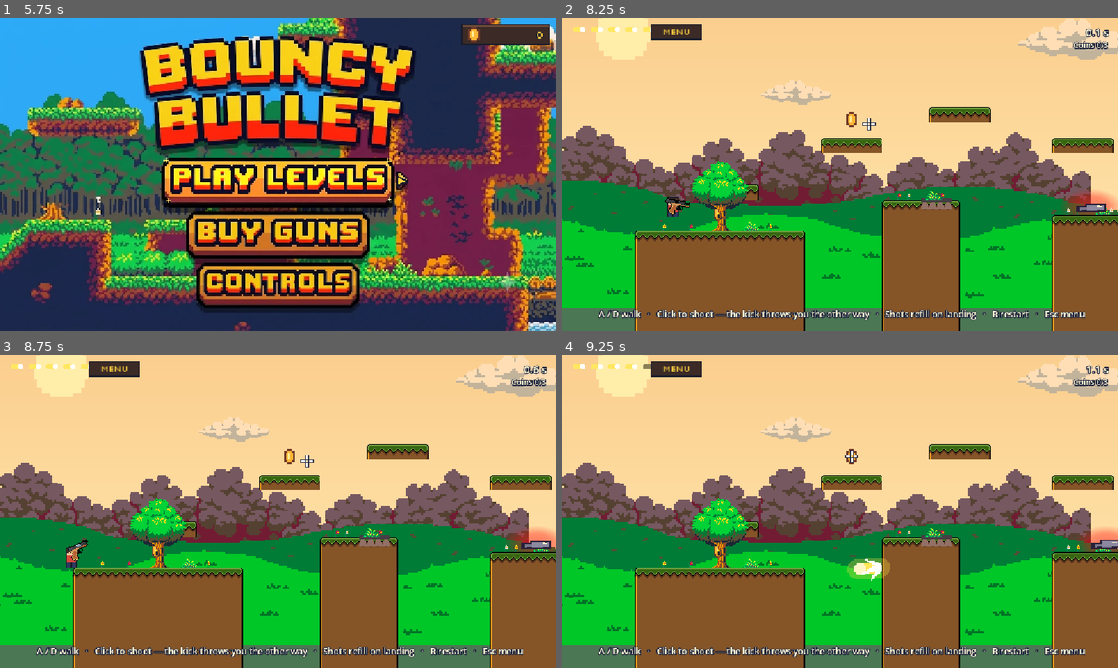
Above: before the commit, frames 1-4 (two rows, left to right).
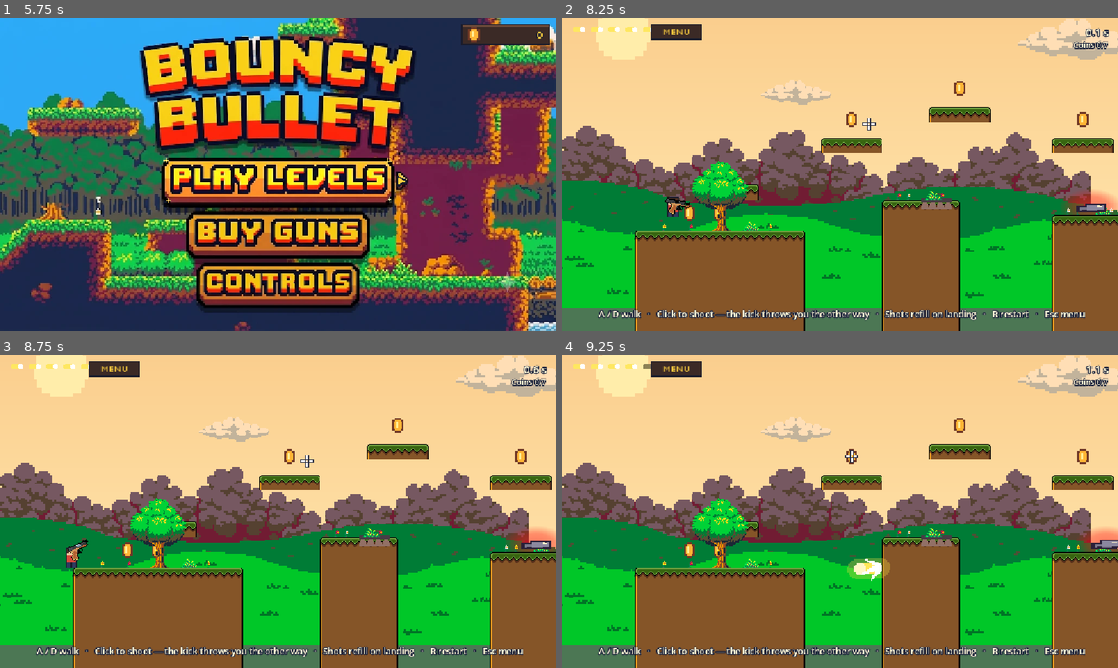
Above: after the commit, the same moments.

Repository: yuvraj-taparia/Bouncy-Bullet
Game: Godot game, scene res://main.tscn
Same seed, same stepped clock (60 frames per second), same inputs: the game is played once before the commit and once after it.
Inputs (mouse positions are in pixels of both pictures, inside the frame that each line leads up to):
- Up to frame 1 (5.75 s): tap Enter (ui_accept) at 0.5, 0.77 s; move the mouse to (400, 158) at 0.52 s; hold D (move_right) 0.53-1.25 s; click (400, 158) at 0.6 s; drag from (278, 183) to (250, 237) at 1.27 s; move the mouse to (278, 233) at 2.02 s; hold D (move_right) 2.03-2.75 s; click (278, 233) at 2.1 s; drag from (183, 240) to (111, 127) at 2.77 s; drag from (278, 240) to (305, 174) at 3.52 s; drag from (372, 240) to (194, 96) at 4.27 s; move the mouse to (278, 290) at 5.02 s; hold A (move_left) from 5.03 s (still down); click (278, 290) at 5.1 s
- Up to frame 2 (8.25 s): release A (move_left) at 5.75 s; tap Enter (ui_accept) at 5.75 s; drag from (840, 284) to (728, 190) at 5.77 s; drag from (751, 124) to (995, 168) at 6.52 s; drag from (812, 124) to (1012, 143) at 7.27 s; move the mouse to (867, 124) at 8.02 s; hold A (move_left) from 8.03 s (still down); click (867, 124) at 8.1 s
- Up to frame 3 (8.75 s): keep holding A (move_left)
- Up to frame 4 (9.25 s): release A (move_left) at 8.75 s; tap Enter (ui_accept) at 8.75 s; drag from (812, 574) to (851, 455) at 8.77 s

Frame 1 is identical in both runs. In frame 2, 0.3% of the frame differs, in the area x 22-99%, y 7-65%; in frame 3, 0.3%; in frame 4, 0.3%.

Commit message:
Add four coin pickups to each playable map

Diff:
--- a/maps/campaign/beaver_dam.tscn
+++ b/maps/campaign/beaver_dam.tscn
@@ -127,6 +127,18 @@
 [node name="Coin3" parent="Coins" instance=ExtResource("3_coin")]
 position = Vector2(744, 238)
 
+[node name="Coin4" parent="Coins" instance=ExtResource("3_coin")]
+position = Vector2(88, 238)
+
+[node name="Coin5" parent="Coins" instance=ExtResource("3_coin")]
+position = Vector2(291, 222)
+
+[node name="Coin6" parent="Coins" instance=ExtResource("3_coin")]
+position = Vector2(477, 206)
+
+[node name="Coin7" parent="Coins" instance=ExtResource("3_coin")]
+position = Vector2(683, 238)
+
 [node name="Mobs" type="Node2D" parent="."]
 
 [node name="Beaver1" parent="Mobs" instance=ExtResource("5_mob")]
--- a/maps/campaign/canopy.tscn
+++ b/maps/campaign/canopy.tscn
@@ -134,6 +134,18 @@
 [node name="Coin3" parent="Coins" instance=ExtResource("3_coin")]
 position = Vector2(1080, 190)
 
+[node name="Coin4" parent="Coins" instance=ExtResource("3_coin")]
+position = Vector2(88, 254)
+
+[node name="Coin5" parent="Coins" instance=ExtResource("3_coin")]
+position = Vector2(384, 109)
+
+[node name="Coin6" parent="Coins" instance=ExtResource("3_coin")]
+position = Vector2(682, 206)
+
+[node name="Coin7" parent="Coins" instance=ExtResource("3_coin")]
+position = Vector2(1028, 190)
+
 [node name="Mobs" type="Node2D" parent="."]
 
 [node name="Bat1" parent="Mobs" instance=ExtResource("5_mob")]
--- a/maps/campaign/deep_shaft.tscn
+++ b/maps/campaign/deep_shaft.tscn
@@ -131,6 +131,18 @@
 [node name="Coin3" parent="Coins" instance=ExtResource("3_coin")]
 position = Vector2(872, 174)
 
+[node name="Coin4" parent="Coins" instance=ExtResource("3_coin")]
+position = Vector2(88, 286)
+
+[node name="Coin5" parent="Coins" instance=ExtResource("3_coin")]
+position = Vector2(272, 121)
+
+[node name="Coin6" parent="Coins" instance=ExtResource("3_coin")]
+position = Vector2(467, 222)
+
+[node name="Coin7" parent="Coins" instance=ExtResource("3_coin")]
+position = Vector2(816, 174)
+
 [node name="Mobs" type="Node2D" parent="."]
 
 [node name="Worm1" parent="Mobs" instance=ExtResource("5_mob")]
--- a/maps/campaign/grotto.tscn
+++ b/maps/campaign/grotto.tscn
@@ -95,6 +95,18 @@
 [node name="Coin3" parent="Coins" instance=ExtResource("3_coin")]
 position = Vector2(616, 206)
 
+[node name="Coin4" parent="Coins" instance=ExtResource("3_coin")]
+position = Vector2(88, 238)
+
+[node name="Coin5" parent="Coins" instance=ExtResource("3_coin")]
+position = Vector2(187, 238)
+
+[node name="Coin6" parent="Coins" instance=ExtResource("3_coin")]
+position = Vector2(320, 222)
+
+[node name="Coin7" parent="Coins" instance=ExtResource("3_coin")]
+position = Vector2(525, 206)
+
 [node name="Mobs" type="Node2D" parent="."]
 
 [node name="Molerat1" parent="Mobs" instance=ExtResource("5_mob")]
--- a/maps/campaign/hillside.tscn
+++ b/maps/campaign/hillside.tscn
@@ -128,6 +128,18 @@
 [node name="Coin3" parent="Coins" instance=ExtResource("3_coin")]
 position = Vector2(728, 190)
 
+[node name="Coin4" parent="Coins" instance=ExtResource("3_coin")]
+position = Vector2(88, 238)
+
+[node name="Coin5" parent="Coins" instance=ExtResource("3_coin")]
+position = Vector2(320, 93)
+
+[node name="Coin6" parent="Coins" instance=ExtResource("3_coin")]
+position = Vector2(474, 158)
+
+[node name="Coin7" parent="Coins" instance=ExtResource("3_coin")]
+position = Vector2(674, 190)
+
 [node name="Mobs" type="Node2D" parent="."]
 
 [node name="ShoebillChick1" parent="Mobs" instance=ExtResource("5_mob")]
--- a/maps/campaign/meadow_path.tscn
+++ b/maps/campaign/meadow_path.tscn
@@ -103,6 +103,18 @@
 [node name="Coin3" parent="Coins" instance=ExtResource("3_coin")]
 position = Vector2(648, 206)
 
+[node name="Coin4" parent="Coins" instance=ExtResource("3_coin")]
+position = Vector2(88, 222)
+
+[node name="Coin5" parent="Coins" instance=ExtResource("3_coin")]
+position = Vector2(256, 206)
+
+[node name="Coin6" parent="Coins" instance=ExtResource("3_coin")]
+position = Vector2(390, 222)
+
+[node name="Coin7" parent="Coins" instance=ExtResource("3_coin")]
+position = Vector2(592, 206)
+
 [node name="Mobs" type="Node2D" parent="."]
 
 [node name="Shoebill1" parent="Mobs" instance=ExtResource("5_mob")]
--- a/maps/campaign/rapids.tscn
+++ b/maps/campaign/rapids.tscn
@@ -138,6 +138,18 @@
 [node name="Coin3" parent="Coins" instance=ExtResource("3_coin")]
 position = Vector2(936, 222)
 
+[node name="Coin4" parent="Coins" instance=ExtResource("3_coin")]
+position = Vector2(88, 254)
+
+[node name="Coin5" parent="Coins" instance=ExtResource("3_coin")]
+position = Vector2(368, 125)
+
+[node name="Coin6" parent="Coins" instance=ExtResource("3_coin")]
+position = Vector2(682, 238)
+
+[node name="Coin7" parent="Coins" instance=ExtResource("3_coin")]
+position = Vector2(884, 222)
+
 [node name="Mobs" type="Node2D" parent="."]
 
 [node name="Beaver1" parent="Mobs" instance=ExtResource("5_mob")]
--- a/maps/campaign/rhino_pass.tscn
+++ b/maps/campaign/rhino_pass.tscn
@@ -139,6 +139,18 @@
 [node name="Coin3" parent="Coins" instance=ExtResource("3_coin")]
 position = Vector2(888, 206)
 
+[node name="Coin4" parent="Coins" instance=ExtResource("3_coin")]
+position = Vector2(88, 238)
+
+[node name="Coin5" parent="Coins" instance=ExtResource("3_coin")]
+position = Vector2(368, 109)
+
+[node name="Coin6" parent="Coins" instance=ExtResource("3_coin")]
+position = Vector2(496, 141)
+
+[node name="Coin7" parent="Coins" instance=ExtResource("3_coin")]
+position = Vector2(844, 206)
+
 [node name="Mobs" type="Node2D" parent="."]
 
 [node name="Rhino1" parent="Mobs" instance=ExtResource("5_mob")]
--- a/maps/campaign/sandbank.tscn
+++ b/maps/campaign/sandbank.tscn
@@ -102,6 +102,18 @@
 [node name="Coin3" parent="Coins" instance=ExtResource("3_coin")]
 position = Vector2(632, 222)
 
+[node name="Coin4" parent="Coins" instance=ExtResource("3_coin")]
+position = Vector2(88, 238)
+
+[node name="Coin5" parent="Coins" instance=ExtResource("3_coin")]
+position = Vector2(193, 238)
+
+[node name="Coin6" parent="Coins" instance=ExtResource("3_coin")]
+position = Vector2(320, 238)
+
+[node name="Coin7" parent="Coins" instance=ExtResource("3_coin")]
+position = Vector2(556, 222)
+
 [node name="Mobs" type="Node2D" parent="."]
 
 [node name="Frog1" parent="Mobs" instance=ExtResource("5_mob")]
--- a/maps/campaign/temple_garden.tscn
+++ b/maps/campaign/temple_garden.tscn
@@ -95,6 +95,18 @@
 [node name="Coin3" parent="Coins" instance=ExtResource("3_coin")]
 position = Vector2(728, 238)
 
+[node name="Coin4" parent="Coins" instance=ExtResource("3_coin")]
+position = Vector2(88, 238)
+
+[node name="Coin5" parent="Coins" instance=ExtResource("3_coin")]
+position = Vector2(308, 222)
+
+[node name="Coin6" parent="Coins" instance=ExtResource("3_coin")]
+position = Vector2(510, 206)
+
+[node name="Coin7" parent="Coins" instance=ExtResource("3_coin")]
+position = Vector2(680, 238)
+
 [node name="Mobs" type="Node2D" parent="."]
 
 [node name="Dragonfly1" parent="Mobs" instance=ExtResource("5_mob")]
--- a/maps/campaign/vine_halls.tscn
+++ b/maps/campaign/vine_halls.tscn
@@ -120,6 +120,18 @@
 [node name="Coin3" parent="Coins" instance=ExtResource("3_coin")]
 position = Vector2(872, 222)
 
+[node name="Coin4" parent="Coins" instance=ExtResource("3_coin")]
+position = Vector2(88, 254)
+
+[node name="Coin5" parent="Coins" instance=ExtResource("3_coin")]
+position = Vector2(336, 109)
+
+[node name="Coin6" parent="Coins" instance=ExtResource("3_coin")]
+position = Vector2(483, 238)
+
+[node name="Coin7" parent="Coins" instance=ExtResource("3_coin")]
+position = Vector2(822, 222)
+
 [node name="Mobs" type="Node2D" parent="."]
 
 [node name="Bat1" parent="Mobs" instance=ExtResource("5_mob")]
--- a/maps/campaign/worm_tunnel.tscn
+++ b/maps/campaign/worm_tunnel.tscn
@@ -123,6 +123,18 @@
 [node name="Coin3" parent="Coins" instance=ExtResource("3_coin")]
 position = Vector2(728, 190)
 
+[node name="Coin4" parent="Coins" instance=ExtResource("3_coin")]
+position = Vector2(88, 254)
+
+[node name="Coin5" parent="Coins" instance=ExtResource("3_coin")]
+position = Vector2(368, 125)
+
+[node name="Coin6" parent="Coins" instance=ExtResource("3_coin")]
+position = Vector2(502, 222)
+
+[node name="Coin7" parent="Coins" instance=ExtResource("3_coin")]
+position = Vector2(675, 190)
+
 [node name="Mobs" type="Node2D" parent="."]
 
 [node name="Worm1" parent="Mobs" instance=ExtResource("5_mob")]
--- a/maps/grassland/grassland.tscn
+++ b/maps/grassland/grassland.tscn
@@ -54,6 +54,18 @@
 [node name="Coin6" parent="Coins" index="5" instance=ExtResource("2_coin")]
 position = Vector2(1132, 215)
 
+[node name="Coin7" parent="Coins" index="6" instance=ExtResource("2_coin")]
+position = Vector2(83, 220)
+
+[node name="Coin8" parent="Coins" index="7" instance=ExtResource("2_coin")]
+position = Vector2(475, 220)
+
+[node name="Coin9" parent="Coins" index="8" instance=ExtResource("2_coin")]
+position = Vector2(790, 188)
+
+[node name="Coin10" parent="Coins" index="9" instance=ExtResource("2_coin")]
+position = Vector2(1009, 220)
+
 [node name="WaterSurface2" type="Sprite2D" parent="." index="9"]
 z_index = -1
 position = Vector2(608, 303)
--- a/maps/highlands/highlands.tscn
+++ b/maps/highlands/highlands.tscn
@@ -1,6 +1,7 @@
 [gd_scene format=3]
 
 [ext_resource type="PackedScene" path="res://maps/grassland/grassland_base.tscn" id="1_grassland"]
+[ext_resource type="PackedScene" path="res://maps/coin.tscn" id="2_coin"]
 
 [node name="Highlands" instance=ExtResource("1_grassland")]
 
@@ -52,3 +53,15 @@
 
 [node name="Coin3" parent="Coins" index="2"]
 position = Vector2(488, 88)
+
+[node name="Coin4" parent="Coins" index="3" instance=ExtResource("2_coin")]
+position = Vector2(82, 220)
+
+[node name="Coin5" parent="Coins" index="4" instance=ExtResource("2_coin")]
+position = Vector2(132, 220)
+
+[node name="Coin6" parent="Coins" index="5" instance=ExtResource("2_coin")]
+position = Vector2(327, 124)
+
+[node name="Coin7" parent="Coins" index="6" instance=ExtResource("2_coin")]
+position = Vector2(548, 140)
--- a/maps/river_crossing/river_crossing.tscn
+++ b/maps/river_crossing/river_crossing.tscn
@@ -1,6 +1,7 @@
 [gd_scene format=3]
 
 [ext_resource type="PackedScene" path="res://maps/grassland/grassland_base.tscn" id="1_grassland"]
+[ext_resource type="PackedScene" path="res://maps/coin.tscn" id="2_coin"]
 
 [node name="RiverCrossing" instance=ExtResource("1_grassland")]
 
@@ -52,3 +53,15 @@
 
 [node name="Coin3" parent="Coins" index="2"]
 position = Vector2(522, 199)
+
+[node name="Coin4" parent="Coins" index="3" instance=ExtResource("2_coin")]
+position = Vector2(84, 220)
+
+[node name="Coin5" parent="Coins" index="4" instance=ExtResource("2_coin")]
+position = Vector2(154, 220)
+
+[node name="Coin6" parent="Coins" index="5" instance=ExtResource("2_coin")]
+position = Vector2(348, 156)
+
+[node name="Coin7" parent="Coins" index="6" instance=ExtResource("2_coin")]
+position = Vector2(494, 204)
